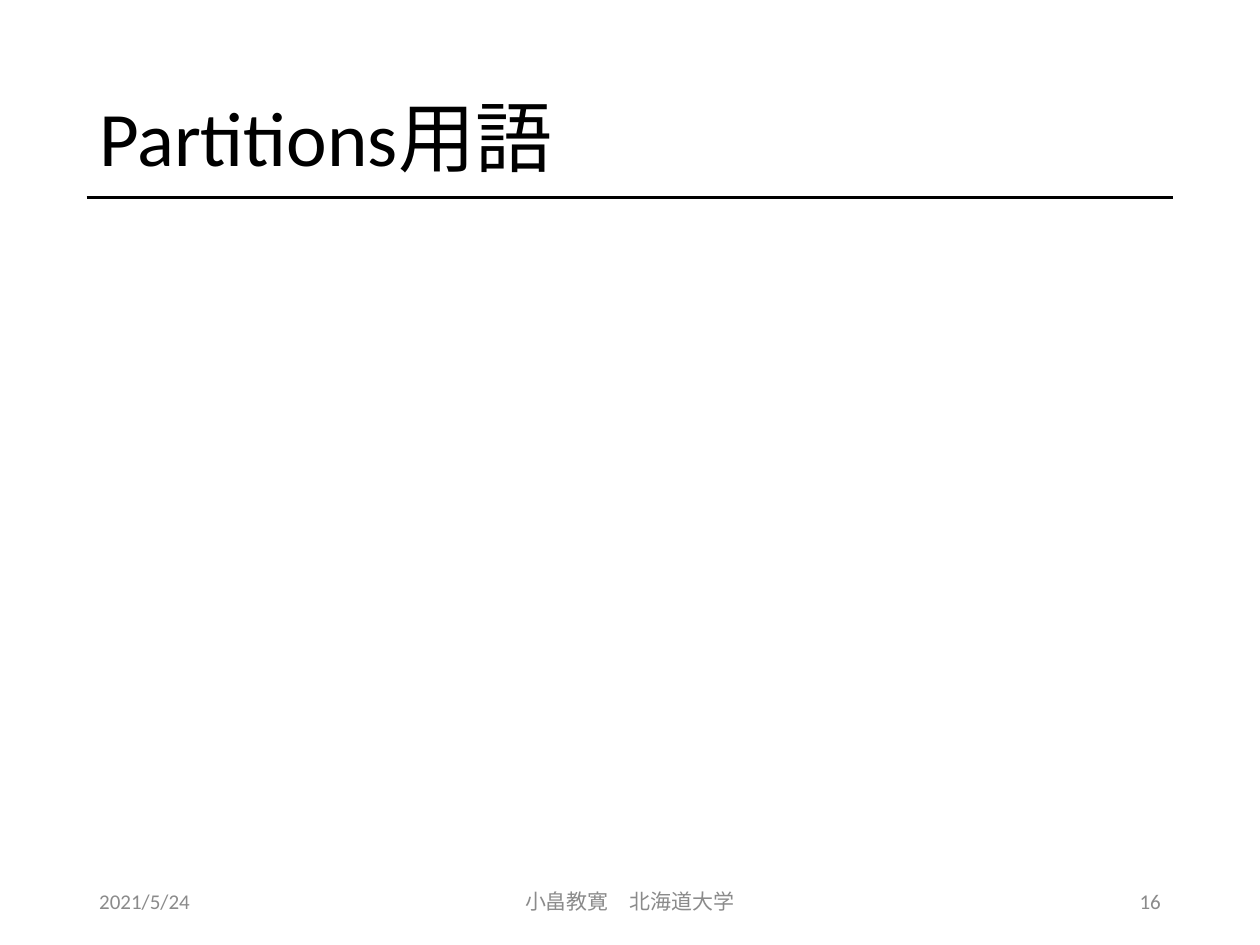
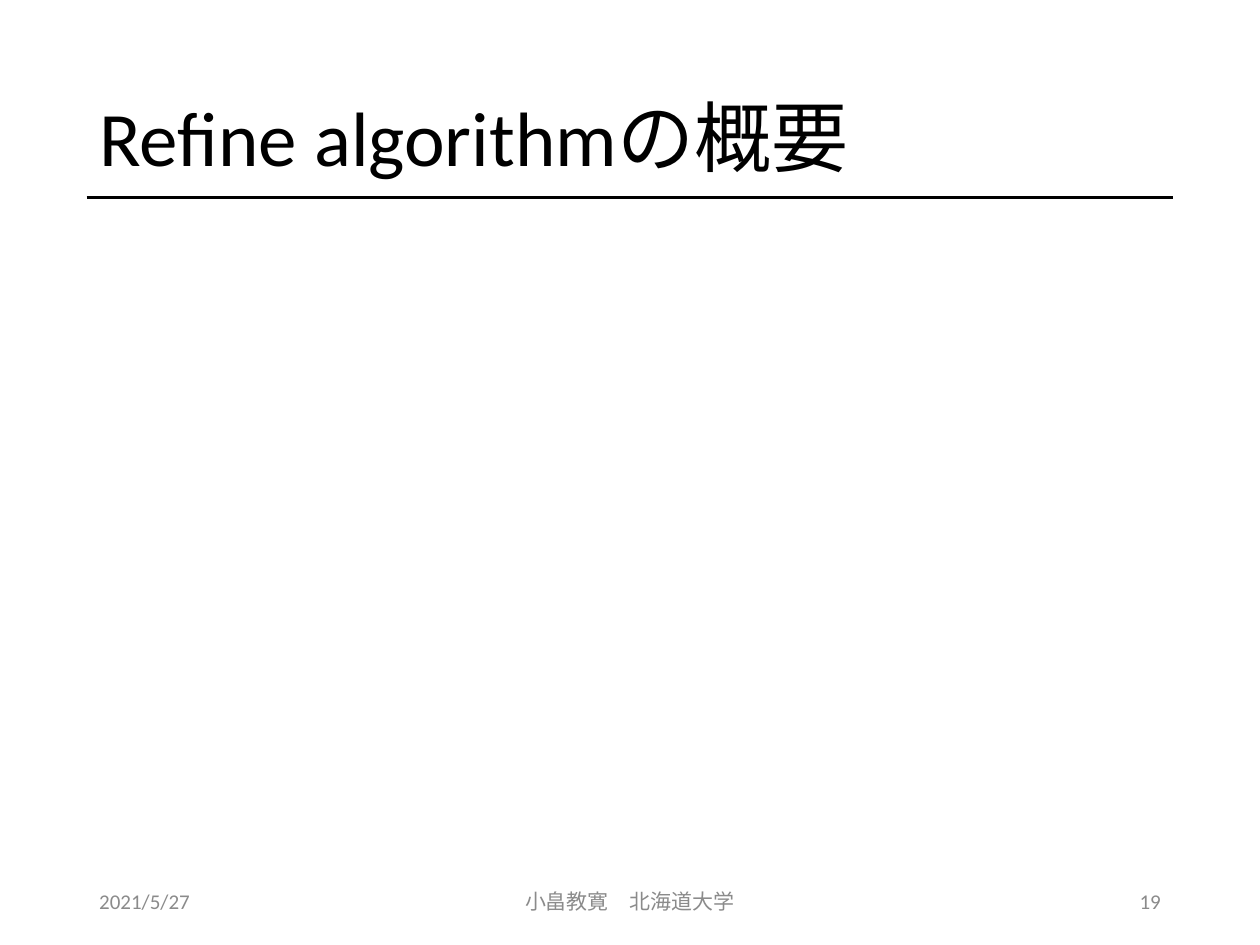
Before and after one commit to obatakyoukan/isomorphism, a slide deck: slide 19 of Isomorphism.pptx (slide 16 before the commit). Drawn at 1260x945 pixels with LibreOffice and Linux fonts; fonts in the diff are those of the drawing; grey boxes stand for pictures. Boxes give left, top, right and bottom in pixels: in the first picture for what was removed or moved away, otherwise in the second. Text is boxed around its words. In the diff, an @@ line names an element or a change of style, - is before the commit and + after.

```diff
--- a/Isomorphism.pptx
+++ b/Isomorphism.pptx
@@ title at (99, 102, 849, 180): text changed @@
-Partitions用語
+Refine algorithmの概要
@@ text at (99, 894, 190, 910): text changed @@
-2021/5/24
+2021/5/27
@@ page number at (1140, 895, 1161, 909): text changed @@
-16
+19
```
Also in this commit, not shown: 19 other slides changed, 13 slides added.
